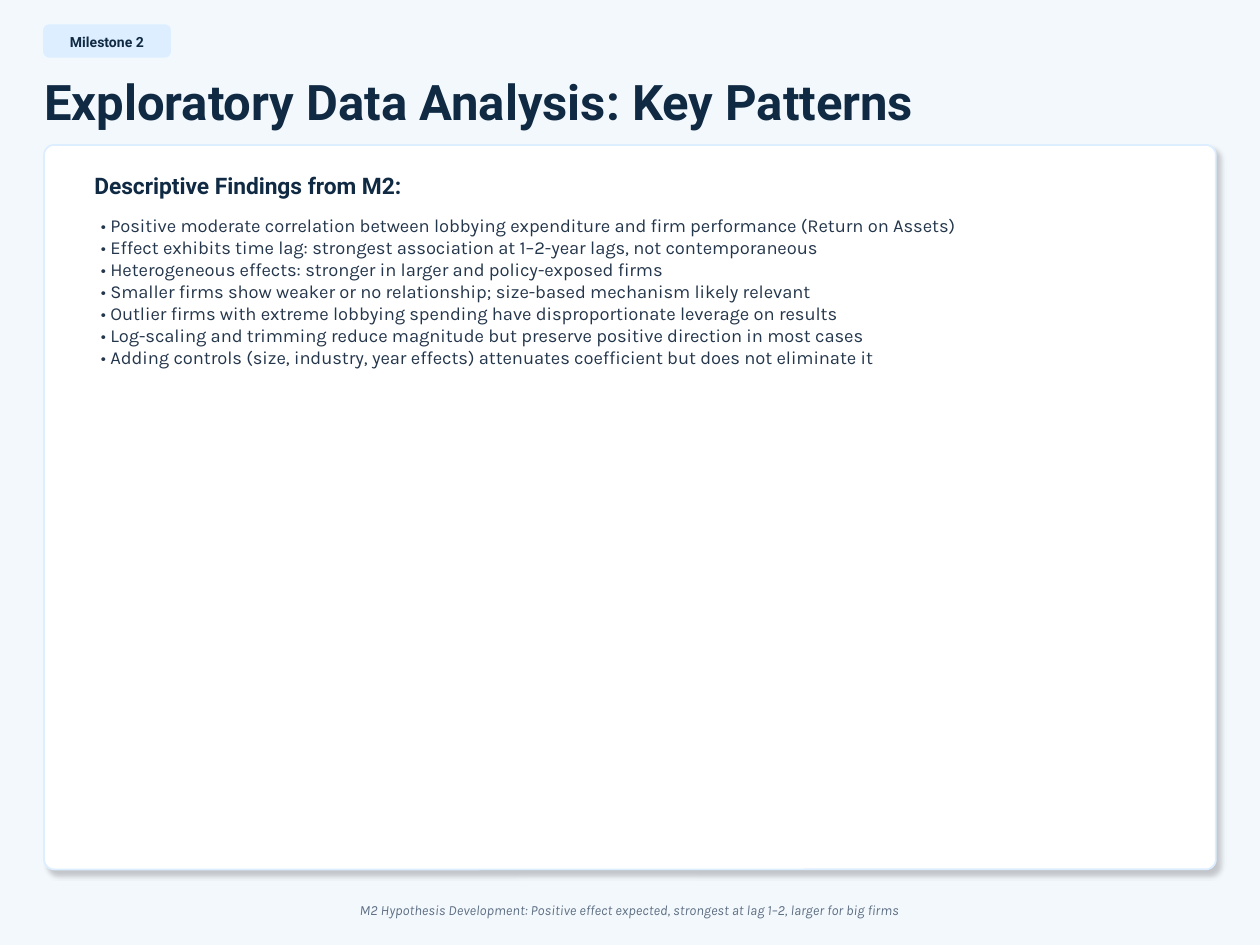
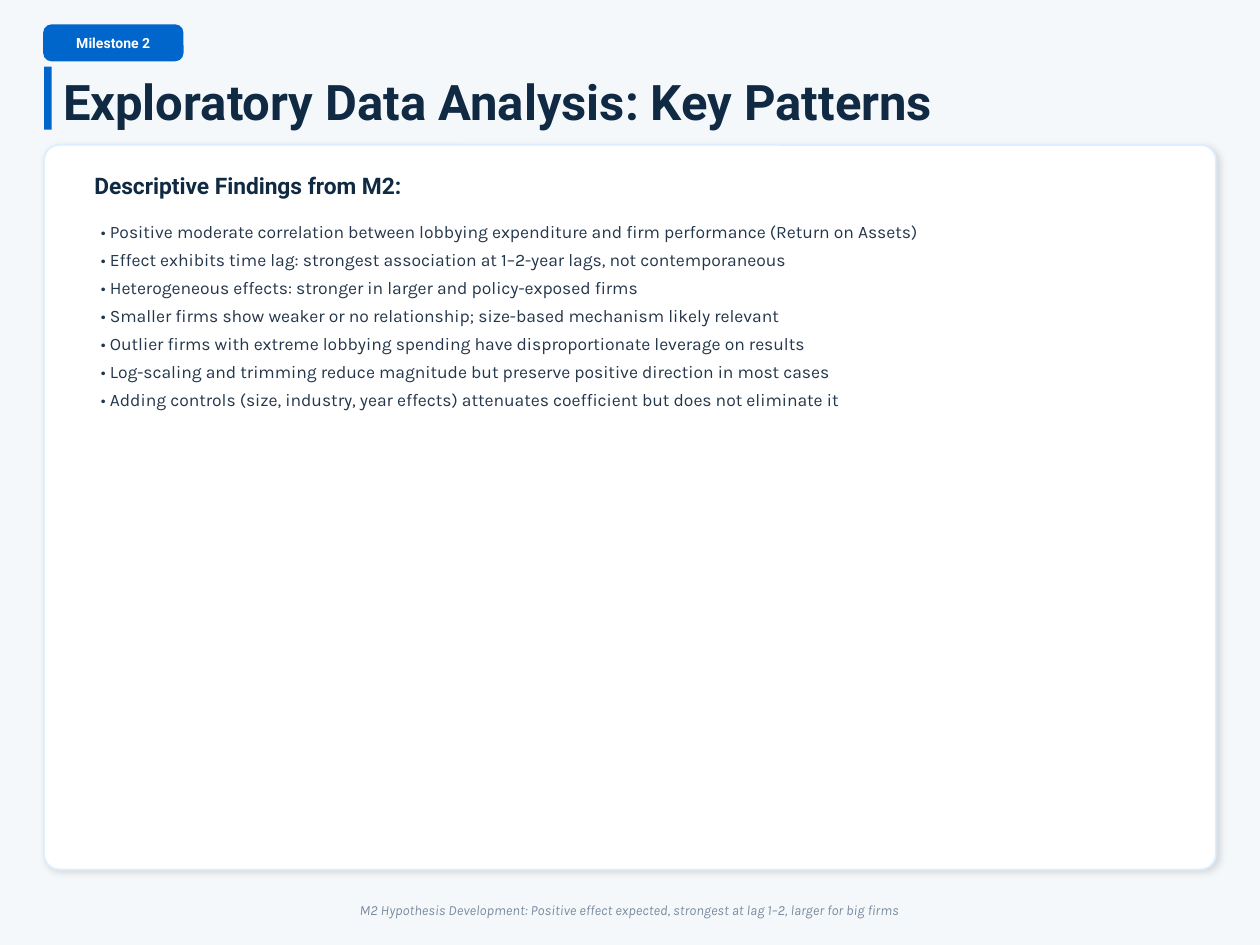
Before and after one commit to Dr-Seagraves/qm2023-capstone-silly-geese, a slide deck: slide 4 of results/reports/Capstone_Research_Presentation.pptx. Drawn at 1260x945 pixels with LibreOffice and Linux fonts; fonts in the diff are those of the drawing. Boxes give left, top, right and bottom in pixels: in the first picture for what was removed or moved away, otherwise in the second. Text is boxed around its words. In the diff, an @@ line names an element or a change of style, - is before the commit and + after.

Commit message:
Enhance presentation with modern navy/light blue design and improved visual cohesion

```diff
--- a/results/reports/Capstone_Research_Presentation.pptx
+++ b/results/reports/Capstone_Research_Presentation.pptx
@@ background #F3F8FD to #F5F8FB @@
@@ text "Milestone 2" at <box>76,37,150,48</box>: text colour #102A43 to #FFFFFF @@
@@ rounded rectangle: place and size @@
-rounded rectangle at <box>44,25,170,57</box>
+rounded rectangle at <box>44,25,183,60</box>
@@ rounded rectangle at <box>44,25,183,60</box>: fill #DCEEFF to #0066CC; outline #DCEEFF 1 pt to #0066CC 1 pt; proportions changed @@
@@ rectangle added at <box>44,67,52,130</box>, fill #0066CC @@
@@ text "Exploratory Data Analysis: Key Patterns": place and size @@
-text "Exploratory Data Analysis: Key Patterns" at <box>44,83,913,131</box>
+text "Exploratory Data Analysis: Key Patterns" at <box>63,83,932,131</box>
@@ rounded rectangle at <box>44,145,1216,869</box>: shadow changed; proportions changed @@
@@ text "• Positive moderate correlation between ..." at <box>110,225,917,411</box>: size 10.5 to 10 pt; line spacing 1 to 16pt @@
@@ text "M2 Hypothesis Development: Positive effect ..." at <box>360,905,899,919</box>: text colour #5F7084 to #7A8DA0 @@
```
Also in this commit, not shown: 10 other slides changed, 2 slides added, 2 slides removed, 1 other file.
